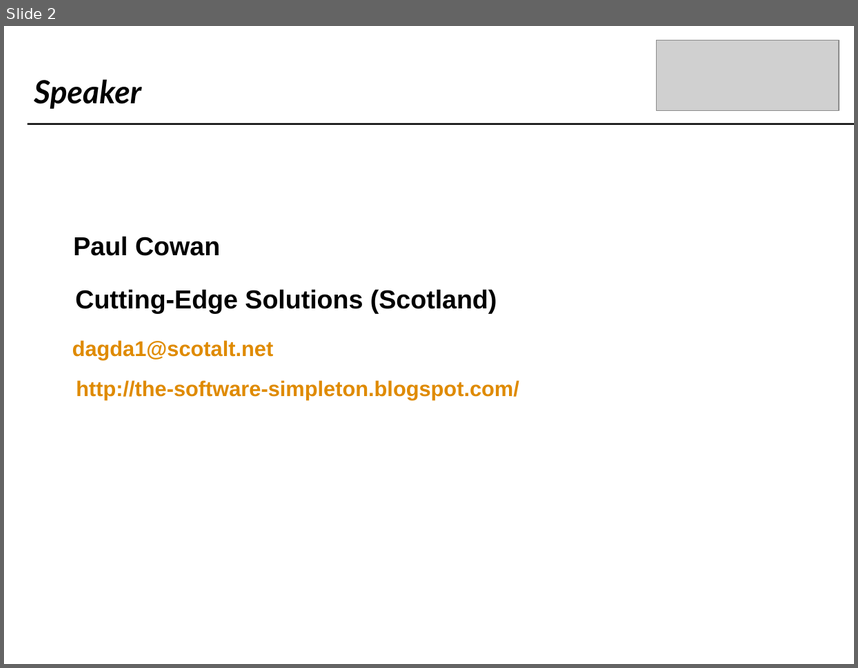
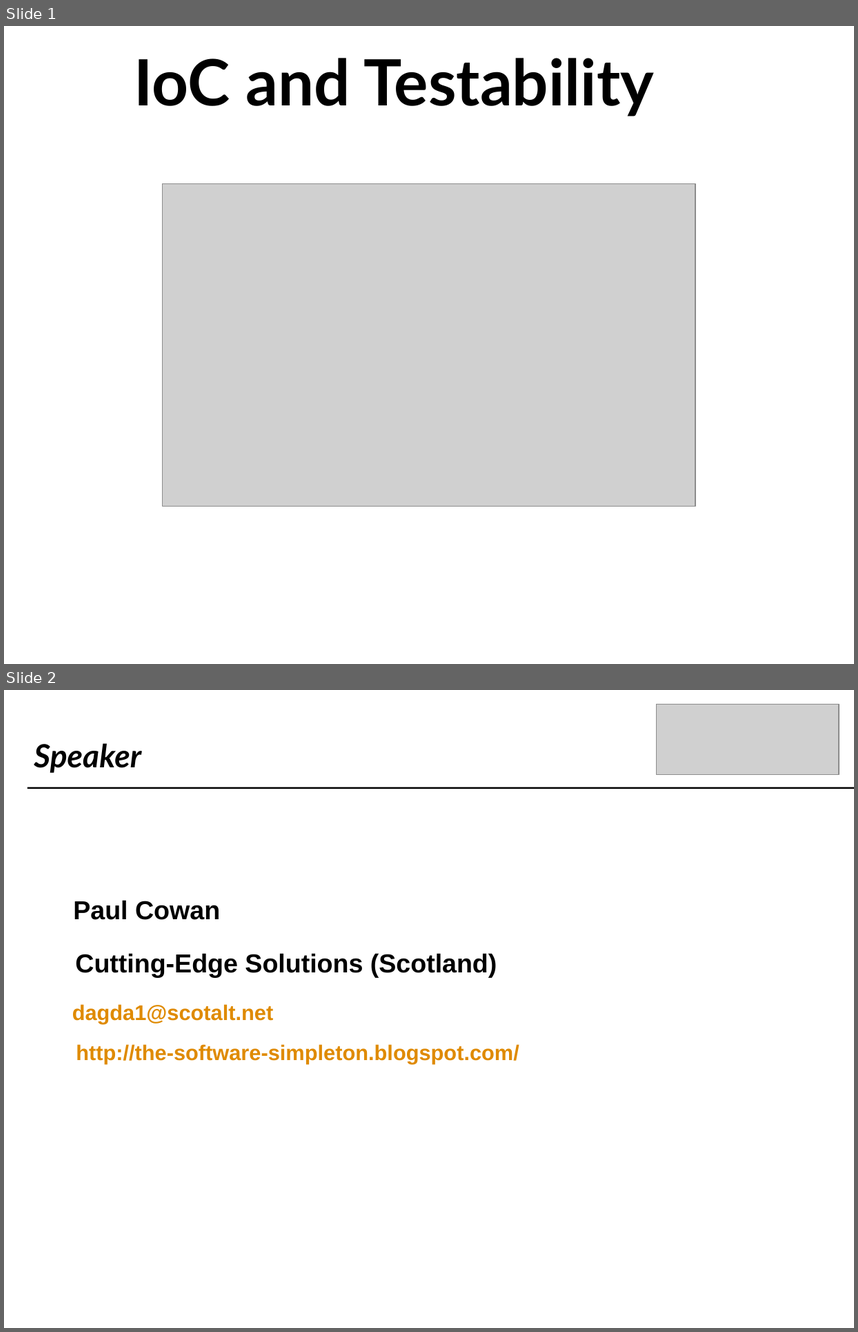
Before and after one commit to craignicol/scotaltdotnet, a slide deck: belfast/IOC-TDD-And Testability.ppt. Shown one above the other, each under a label of ours: slide 2 before the commit, slides 1 and 2 after it. The pictures are 858x668 and 858x1332 pixels, drawn with LibreOffice and Linux fonts; fonts in the diff are those of the drawing; grey boxes stand for pictures; background and template pictures are left out. Boxes give left, top, right and bottom in pixels: in the first picture for what was removed or moved away, otherwise in the second. Text is boxed around its words. In the diff, an @@ line names an element or a change of style, - is before the commit and + after.

```diff
--- a/belfast/IOC-TDD-And Testability.ppt
+++ b/belfast/IOC-TDD-And Testability.ppt
@@ slide 1 added at (x1=4, y1=26, x2=854, y2=664), background picture (left out) @@
@@ text added at (x1=134, y1=58, x2=654, y2=116), 54 pt, text #000000, bold @@
+IoC and Testability
@@ picture added at (x1=163, y1=183, x2=696, y2=506) @@
```
Also in this commit, not shown: 2 slides removed, 1 other file.
